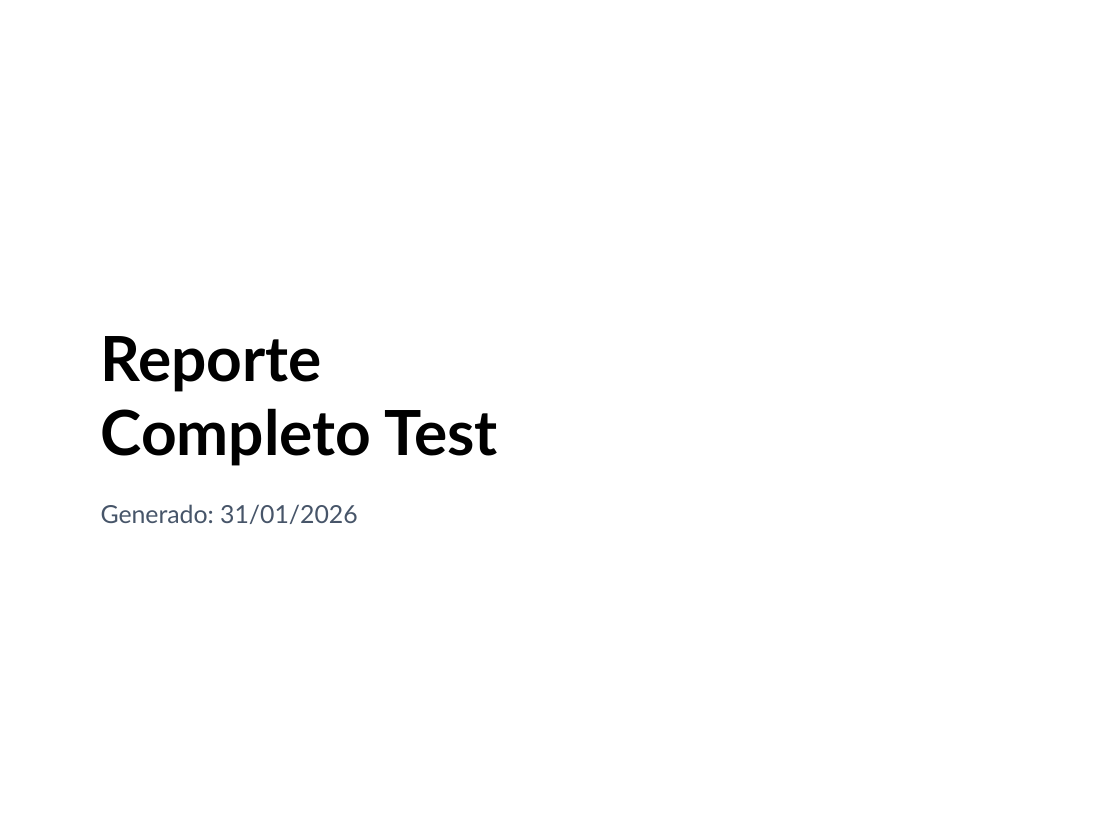
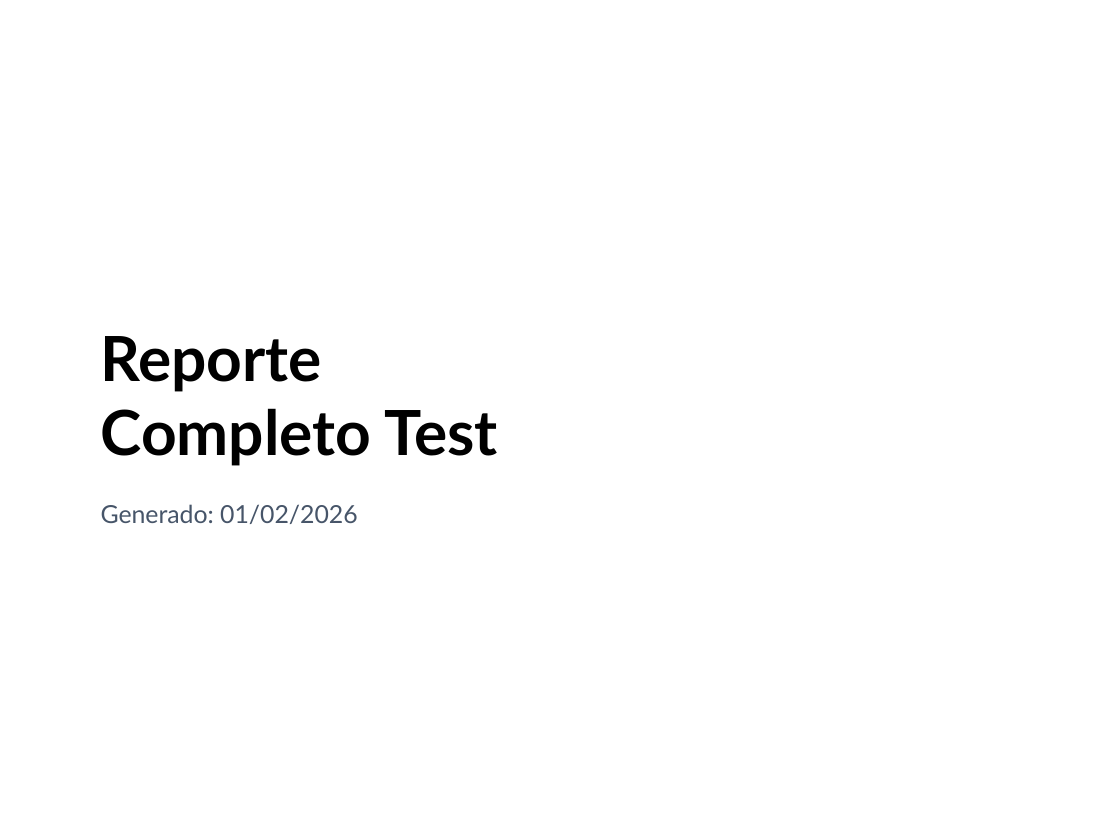
Before and after one commit to GabrielGlezG/PricingEngine, a slide deck: slide 2 of test_output_charts.pptx. Drawn at 1120x840 pixels with LibreOffice and Linux fonts; fonts in the diff are those of the drawing; background and template pictures are left out. Boxes give left, top, right and bottom in pixels: in the first picture for what was removed or moved away, otherwise in the second. Text is boxed around its words. In the diff, an @@ line names an element or a change of style, - is before the commit and + after.

```diff
--- a/test_output_charts.pptx
+++ b/test_output_charts.pptx
@@ text at [101, 504, 358, 524]: text changed @@
-Generado: 31/01/2026
+Generado: 01/02/2026
```
Also in this commit, not shown: 3 other slides changed, 4 slides added, 2 slides removed, 4 other files.
